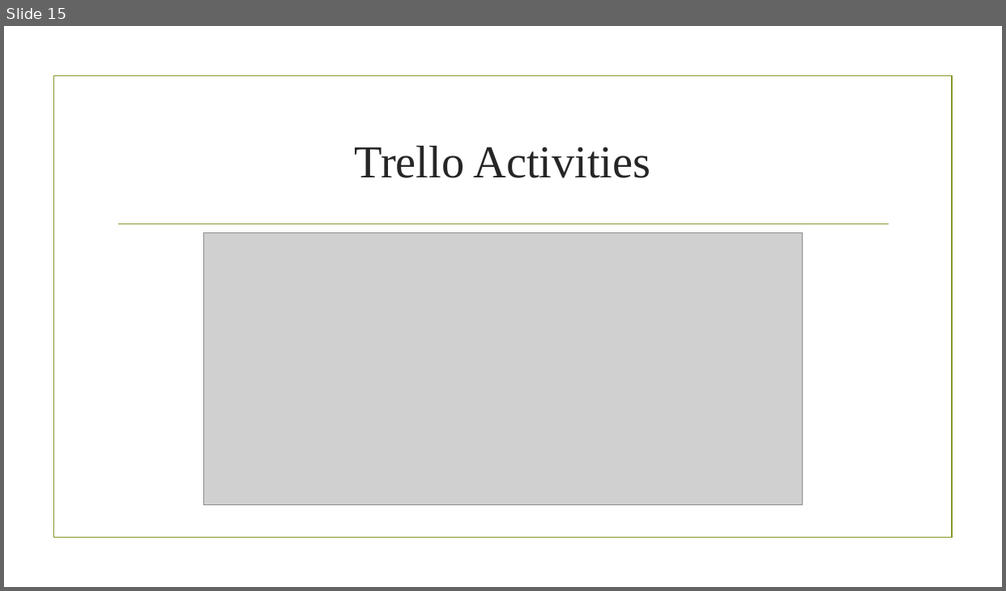
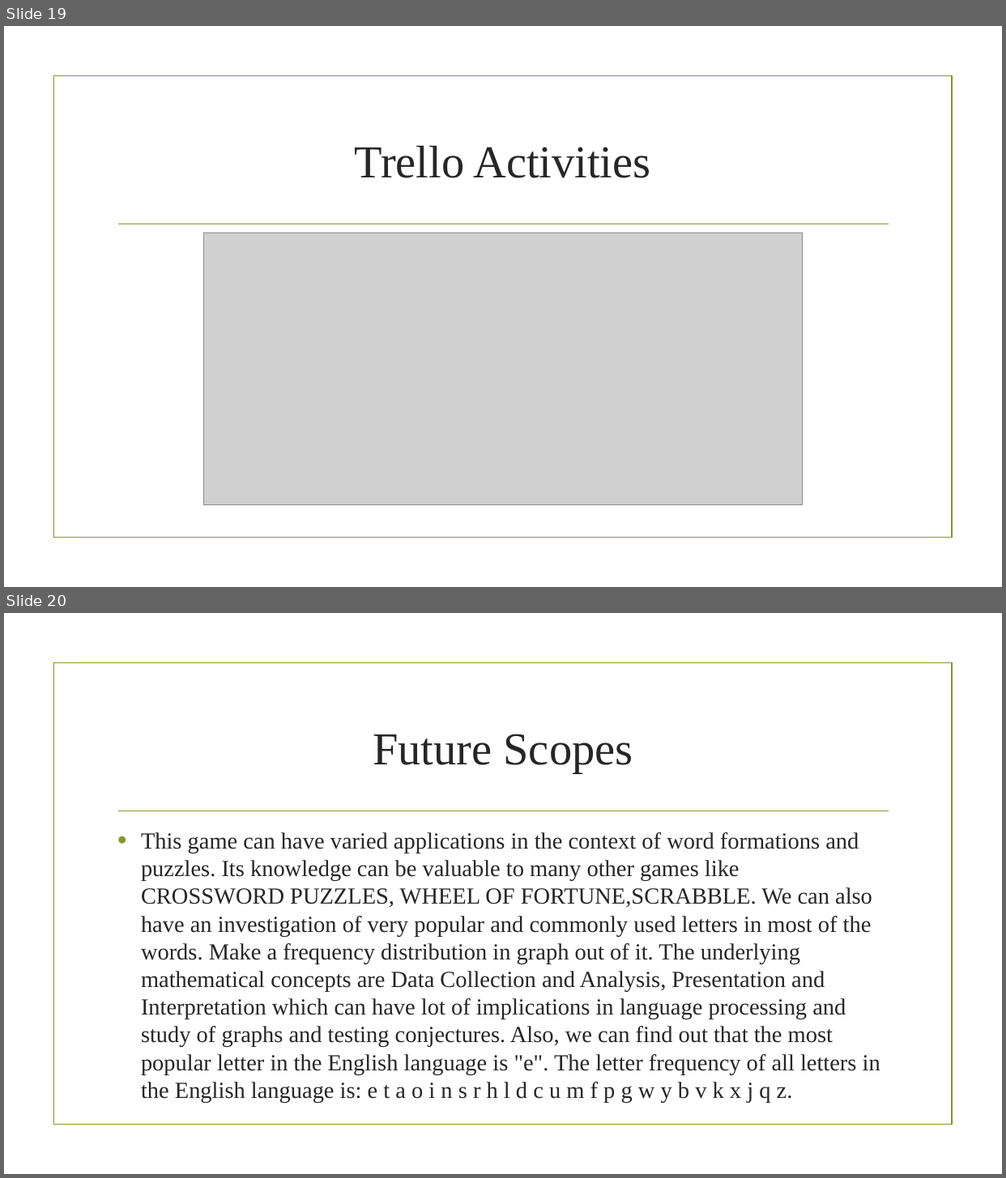
Before and after one commit to ganpat-university/ict-gnu-adprojects-2017-hangman, a slide deck: Hangman.pptx. Shown one above the other, each under a label of ours: slide 15 before the commit, slides 19 and 20 after it. The pictures are 1006x591 and 1006x1178 pixels, drawn with LibreOffice and Linux fonts; fonts in the diff are those of the drawing; grey boxes stand for pictures; background and template pictures are left out. Boxes give left, top, right and bottom in pixels: in the first picture for what was removed or moved away, otherwise in the second. Text is boxed around its words. In the diff, an @@ line names an element or a change of style, - is before the commit and + after.

```diff
--- a/Hangman.pptx
+++ b/Hangman.pptx
@@ slide 20 added at bbox=[4, 613, 1002, 1174], background picture (left out); not listed: 2 template elements that a slide beside it also shows @@
@@ title added at bbox=[373, 734, 633, 773], 44 pt, text #262626 @@
+Future Scopes
@@ text added at bbox=[141, 833, 880, 1103], 22.2 pt, text #262626 @@
+• This game can have varied applications in the context of word formations and puzzles. Its knowledge can be valuable to many other games like CROSSWORD PUZZLES, WHEEL OF FORTUNE,SCRABBLE. We can also have an investigation of very popular and commonly used letters in most of the words. Make a frequency distribution in graph out of it. The underlying mathematical concepts are Data Collection and Analysis, Presentation and Interpretation which can have lot of implications in language processing and study of graphs and testing conjectures. Also, we can find out that the most popular letter in the English language is "e". The letter frequency of all letters in the English language is: e t a o i n s r h l d c u m f p g w y b v k x j q z.
@@ what was slide 15 is now slide 19 @@
```
Also in this commit, not shown: 12 slides changed, 7 other slides added, 2 slides removed, 1 other file.
